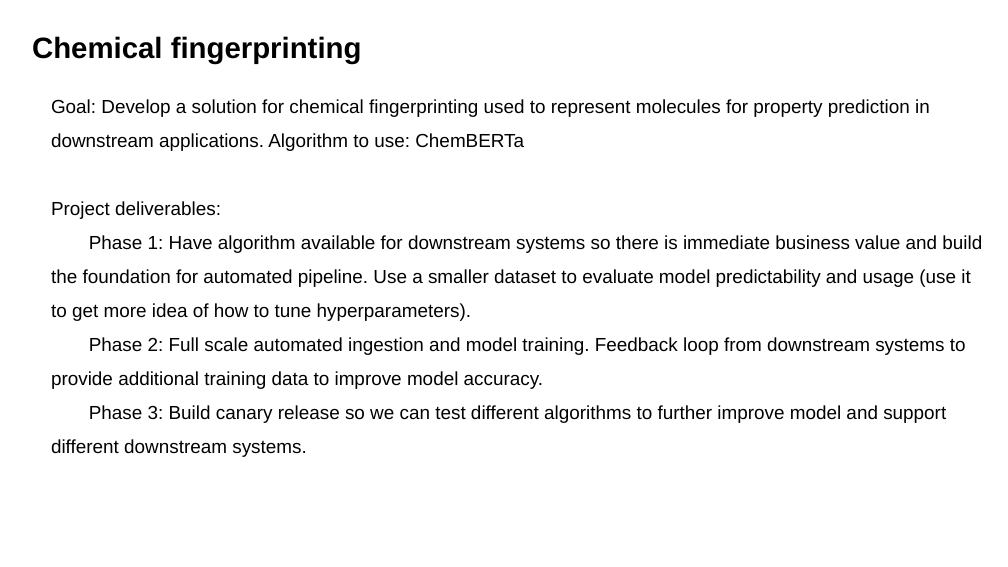
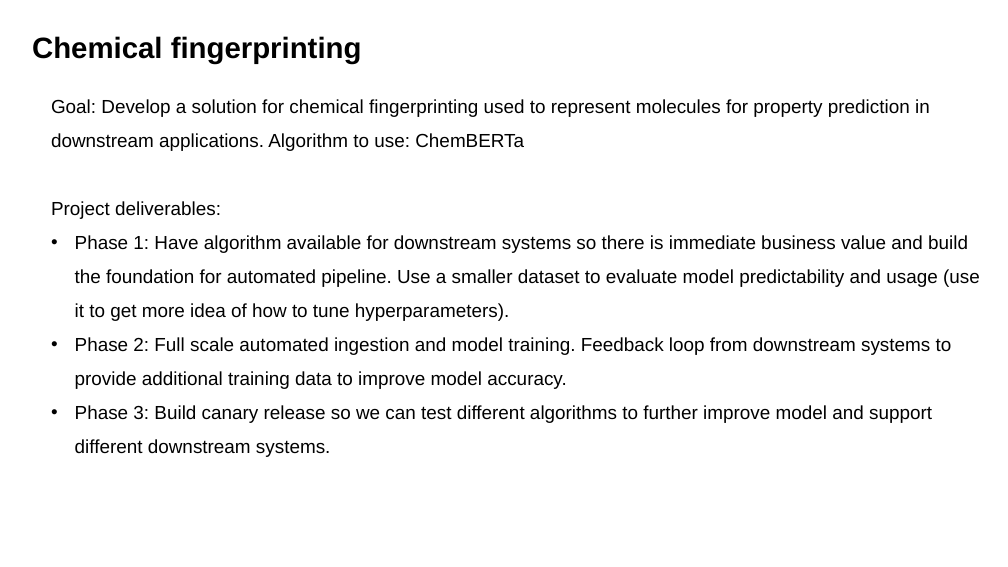
Before and after one commit to prkumarappan/dataEngineering, a slide deck: slide 1 of businessWorkPlan/workPlan.pptx. Drawn at 1008x567 pixels with LibreOffice and Linux fonts; fonts in the diff are those of the drawing. Boxes give left, top, right and bottom in pixels: in the first picture for what was removed or moved away, otherwise in the second. Text is boxed around its words. In the diff, an @@ line names an element or a change of style, - is before the commit and + after.

```diff
--- a/businessWorkPlan/workPlan.pptx
+++ b/businessWorkPlan/workPlan.pptx
@@ text at [75,235,980,457]: bullet none to • @@
```
Also in this commit, not shown: 1 other slide changed, 1 other file.
